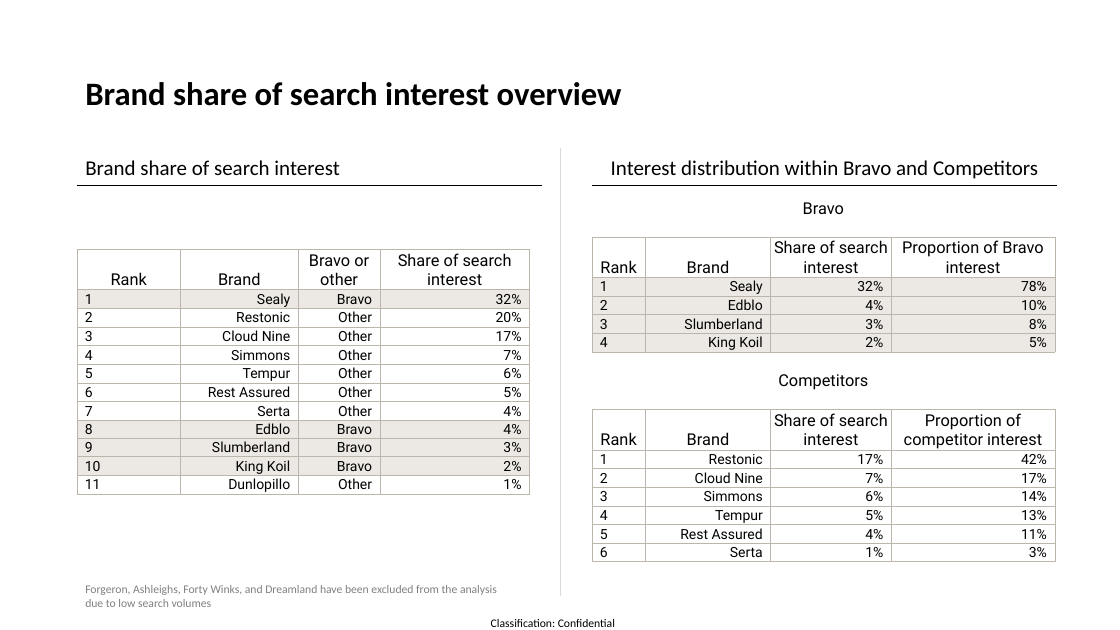
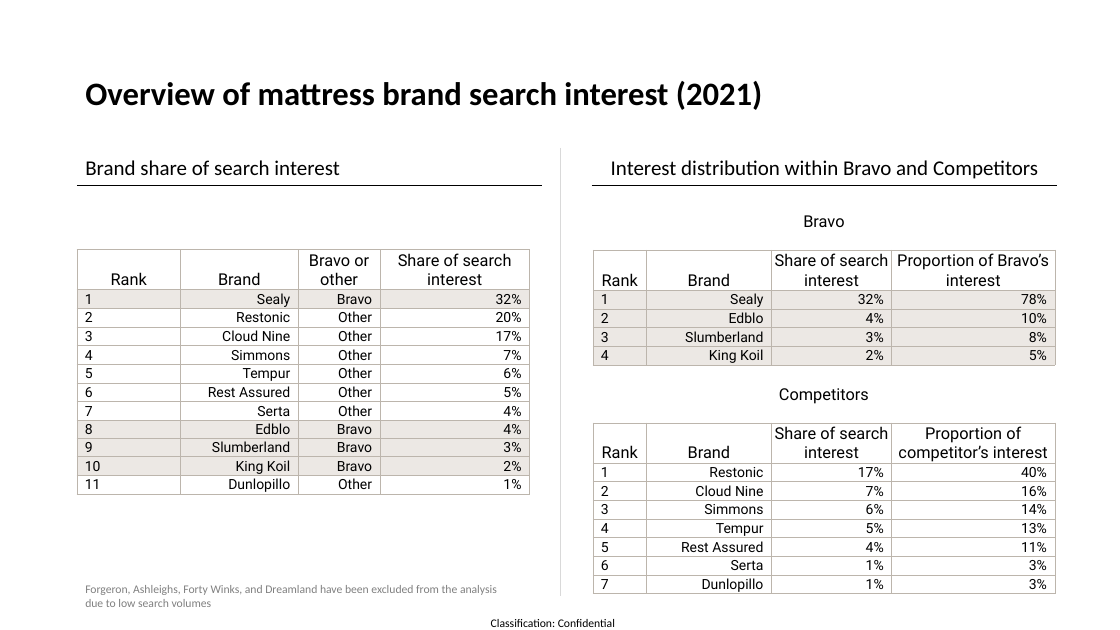
Before and after one commit to twdobson/mattress-trends, a slide deck: slide 12 of Bravo report - 20210123.pptx. Drawn at 1120x630 pixels with LibreOffice and Linux fonts; fonts in the diff are those of the drawing. Boxes give left, top, right and bottom in pixels: in the first picture for what was removed or moved away, otherwise in the second. Text is boxed around its words. In the diff, an @@ line names an element or a change of style, - is before the commit and + after.

```diff
--- a/Bravo report - 20210123.pptx
+++ b/Bravo report - 20210123.pptx
@@ title at (x1=85, y1=81, x2=762, y2=110): text changed @@
-Brand share of search interest overview
+Overview of mattress brand search interest (2021)
@@ table at (x1=593, y1=211, x2=1055, y2=596) @@
-row 3, column 4: Proportion of Bravo interest
+row 3, column 4: Proportion of Bravo’s interest
-row 11, column 4: Proportion of competitor interest
+row 11, column 4: Proportion of competitor’s interest
-row 12, column 4: 42%
+row 12, column 4: 40%
-row 13, column 4: 17%
+row 13, column 4: 16%
+row 18: 7 | Dunlopillo | 1% | 3%
@@ table resized from (x1=592, y1=198, x2=1055, y2=562) to (x1=593, y1=211, x2=1055, y2=596) @@
```
Also in this commit, not shown: 11 other slides changed, 19 slides removed, 1 other file.
